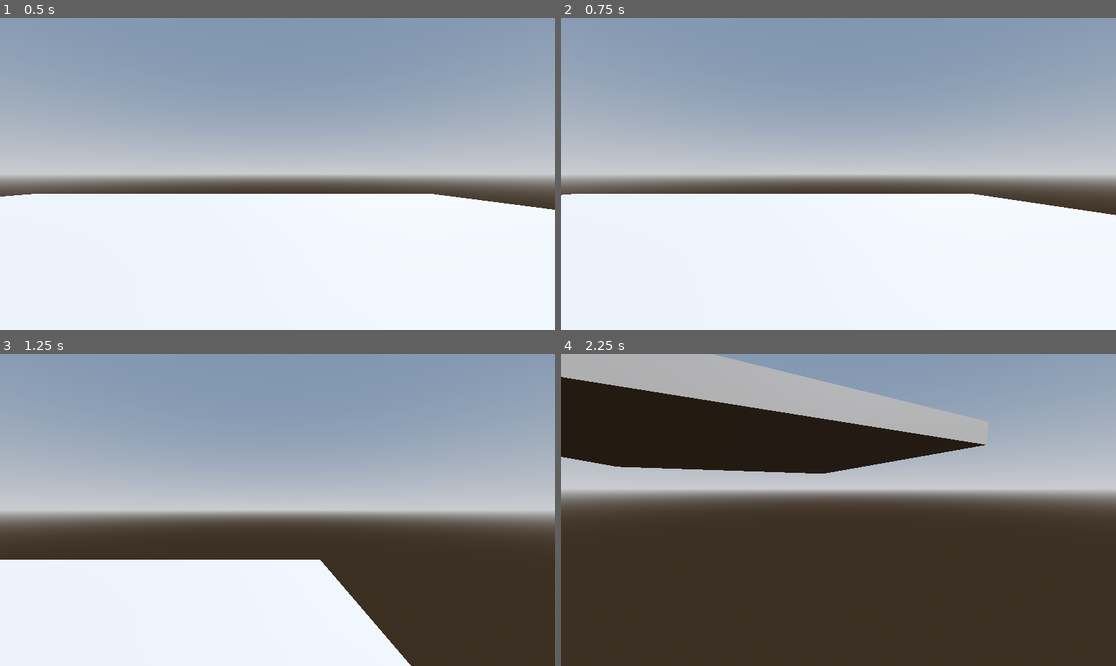
Above: before the commit, frames 1-4 (two rows, left to right).
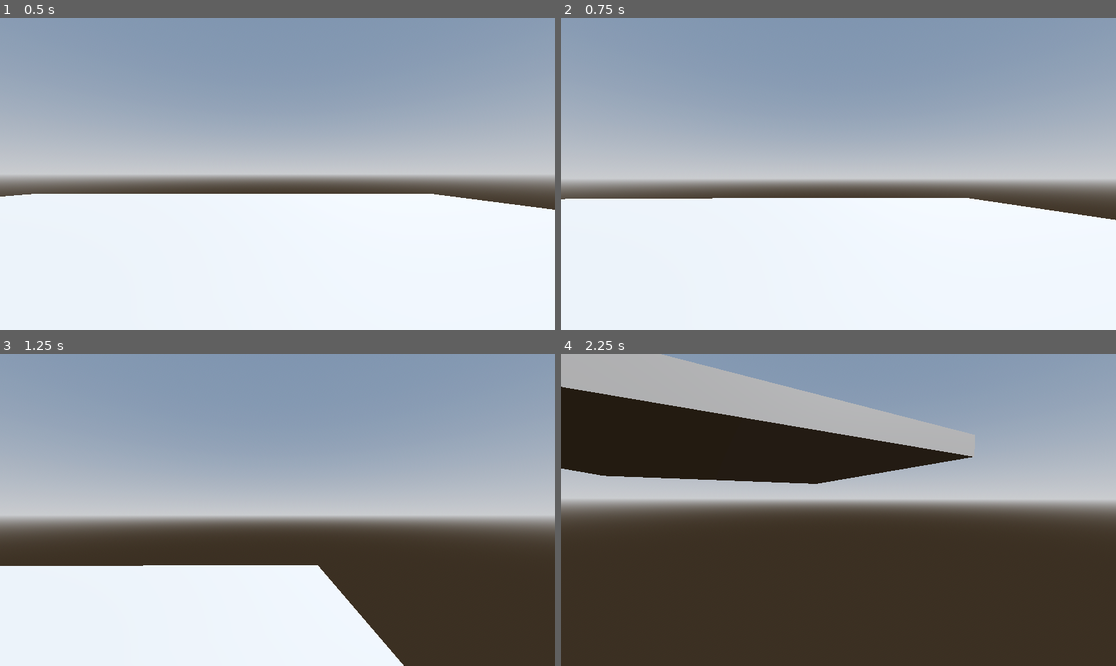
Above: after the commit, the same moments.

Repository: kc999/TerrorPatrolNew
Game: Godot game, scene res://Levels/test_level.tscn
Same seed, same stepped clock (60 frames per second), same inputs: the game is played once before the commit and once after it.
Inputs (mouse positions are in pixels of both pictures, inside the frame that each line leads up to):
- Up to frame 1 (0.5 s): no input
- Up to frame 2 (0.75 s): move the mouse to (960, 158) at 0.52 s; press the mouse at (960, 158) at 0.53 s; hold D (right) from 0.53 s (still down)
- Up to frame 3 (1.25 s): keep holding D (right); tap Space (jump) at 0.77 s
- Up to frame 4 (2.25 s): move the mouse to (810, 510) at 1.27 s; release D (right) at 1.28 s; release the mouse at (810, 510) at 1.28 s; hold W (forward) from 1.28 s (still down); click (810, 510) at 1.35 s; tap Space (jump) at 1.52 s; move the mouse to (849, 503) at 2.02 s; press the mouse at (849, 503) at 2.03 s

Frame 1 is identical in both runs. In frame 2, 5.6% of the frame differs, in the area x 0-100%, y 50-65%; in frame 3, 6.1%; in frame 4, 15%, in the area x 0-100%, y 0-53%.

Commit message:
Recoil system

Diff:
--- /dev/null
+++ b/terror-patrol-n/Scenes/Player/RecoilHandler.gd
@@ -0,0 +1,17 @@
+extends Node3D
+#This node adds a bit of recoil that is then slowly snapped back.
+#A small amount of recoil is then added to the mouse, making it feel more punchy
+
+@export var snapSpeed: float = 12.0
+@export var returnSpeed: float = 4.0
+
+var currentRecoil: Vector3
+var targetRecoil: Vector3
+
+func _process(delta: float) -> void:
+	targetRecoil = targetRecoil.lerp(Vector3.ZERO, returnSpeed * delta)
+	currentRecoil = currentRecoil.lerp(targetRecoil, snapSpeed * delta)
+	rotation = currentRecoil
+
+func add_recoil(recoilVert: float, recoilHorz: float) -> void:
+	targetRecoil += Vector3(deg_to_rad(recoilVert),deg_to_rad(recoilHorz),0)
--- a/terror-patrol-n/Scenes/Player/player.tscn
+++ b/terror-patrol-n/Scenes/Player/player.tscn
@@ -1,6 +1,7 @@
 [gd_scene format=3 uid="uid://bm5hr40nigpyp"]
 
 [ext_resource type="Script" uid="uid://han2tfkl5pqo" path="res://player.gd" id="1_aoxlc"]
+[ext_resource type="Script" uid="uid://d4wlhehkra1v" path="res://Scenes/Player/RecoilHandler.gd" id="2_dd0ac"]
 [ext_resource type="Script" uid="uid://bxyya3qn57w5i" path="res://Scripts/StateMachine/StateMachine.gd" id="2_pie2b"]
 [ext_resource type="Script" uid="uid://ctaqkd6b02qp4" path="res://Scenes/Player/gun_controller.gd" id="2_q1ymb"]
 [ext_resource type="Script" uid="uid://da8otap34qun1" path="res://Scripts/Player/playermove.gd" id="3_sfp35"]
@@ -10,14 +11,17 @@
 
 [sub_resource type="CapsuleMesh" id="CapsuleMesh_pie2b"]
 
-[node name="Player" type="CharacterBody3D" unique_id=632405292]
+[node name="Player" type="CharacterBody3D" unique_id=632405292 groups=["Player"]]
 script = ExtResource("1_aoxlc")
 
 [node name="Head" type="Node3D" parent="." unique_id=1706944783]
 
-[node name="Camera" type="Camera3D" parent="Head" unique_id=1617350393]
+[node name="RecoilHandler" type="Node3D" parent="Head" unique_id=1098753292]
+script = ExtResource("2_dd0ac")
 
-[node name="GunController" type="Node3D" parent="Head/Camera" unique_id=918237437]
+[node name="Camera" type="Camera3D" parent="Head/RecoilHandler" unique_id=1617350393]
+
+[node name="GunController" type="Node3D" parent="Head/RecoilHandler/Camera" unique_id=918237437]
 script = ExtResource("2_q1ymb")
 startingWeapon = ExtResource("3_sldgk")
 
--- a/terror-patrol-n/Scenes/Weapons/pistol.tscn
+++ b/terror-patrol-n/Scenes/Weapons/pistol.tscn
@@ -6,11 +6,15 @@
 
 [node name="Pistol" type="Node3D" unique_id=1892021339]
 script = ExtResource("1_ly3mx")
-rateOfFire = 0.25
+rateOfFire = 0.1
 maxAmmoMagazine = 10
 currentAmmo = 10
 reserveAmmo = 50
 damage = 15.0
+mouseRecoilVert = 0.5
+mouseRecoilHorz = 0.25
+springRecoilHorz = 4.0
+springRecoilVert = 1.5
 
 [node name="StateMachine" type="Node" parent="." unique_id=2084305979 node_paths=PackedStringArray("initial_state")]
 script = ExtResource("2_v4s1r")
--- a/terror-patrol-n/Scripts/Weapons/GunBase.gd
+++ b/terror-patrol-n/Scripts/Weapons/GunBase.gd
@@ -6,10 +6,15 @@
 @export var currentAmmo: int
 @export var reserveAmmo: int
 @export var damage: float
+@export var mouseRecoilVert: float
+@export var mouseRecoilHorz: float
+@export var springRecoilHorz: float
+@export var springRecoilVert: float
 ##Scene for projectile object weapon shoots
 @export var projectileScene: PackedScene
 var rateOfFireTimer: Timer
 var canShoot: bool = true
+var player: Player
 ##Emits when the gun has successfully been reloaded
 signal gunReloaded
 signal gunEquipped
@@ -22,12 +27,13 @@
 	rateOfFireTimer.autostart = false
 	add_child(rateOfFireTimer)
 	rateOfFireTimer.timeout.connect(_on_fireratetimer_timeout)
+	player = get_tree().get_first_node_in_group("Player")
 func shoot() -> void:
 	print("Pew")
 	canShoot = false
 	rateOfFireTimer.start()
-	currentAmmo -= 1
-	print(currentAmmo)
+	if player:
+		player.apply_recoil(mouseRecoilVert,randf_range(-mouseRecoilHorz,mouseRecoilHorz),springRecoilVert,randf_range(-springRecoilHorz,springRecoilHorz))
 
 func reload() -> void:
 	print("reloaded")
--- a/terror-patrol-n/player.gd
+++ b/terror-patrol-n/player.gd
@@ -8,7 +8,8 @@
 var gravity: float = 12
 @export var mouseSensitivity: float = 0.005
 @onready var head: Node3D = $Head
-@onready var camera: Camera3D = $Head/Camera
+@onready var camera: Camera3D = $Head/RecoilHandler/Camera
+@onready var recoilHandler: Node3D = $Head/RecoilHandler
 
 func mouse_input(_input:InputEvent):
 	#Check if mouse is captured before rotating player
@@ -37,3 +38,11 @@
 		velocity.x += moveDirection.x * moveSpeed * delta
 		velocity.z += moveDirection.z * moveSpeed * delta
 	move_and_slide()
+
+func apply_recoil(recoilVert: float, recoilHorz: float, springRecoilVert:float,springRecoilHorz:float) -> void:
+	#Apply recoil to player's camera
+	rotate_y(deg_to_rad(recoilHorz))
+	head.rotation.x += deg_to_rad(recoilVert)
+	head.rotation.x = clamp(head.rotation.x,deg_to_rad(-89),deg_to_rad(89))
+	#Also Apply recoil to the recoil spring
+	recoilHandler.add_recoil(springRecoilVert,springRecoilHorz)
--- a/terror-patrol-n/project.godot
+++ b/terror-patrol-n/project.godot
@@ -14,6 +14,10 @@
 run/main_scene="uid://dmwpwglfe5v3e"
 config/features=PackedStringArray("4.6", "Forward Plus")
 config/icon="res://icon.svg"
+
+[global_group]
+
+Player=""
 
 [input]
 
Not shown, added: terror-patrol-n/Scenes/Player/RecoilHandler.gd.uid
